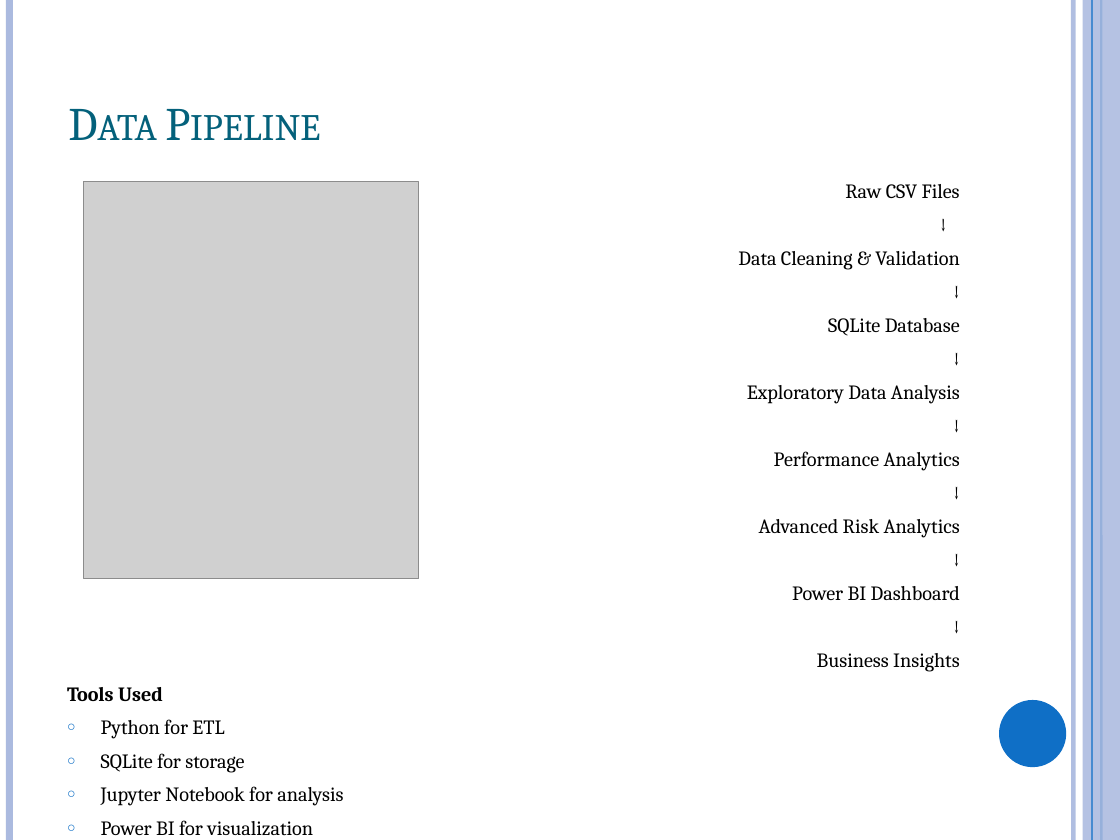
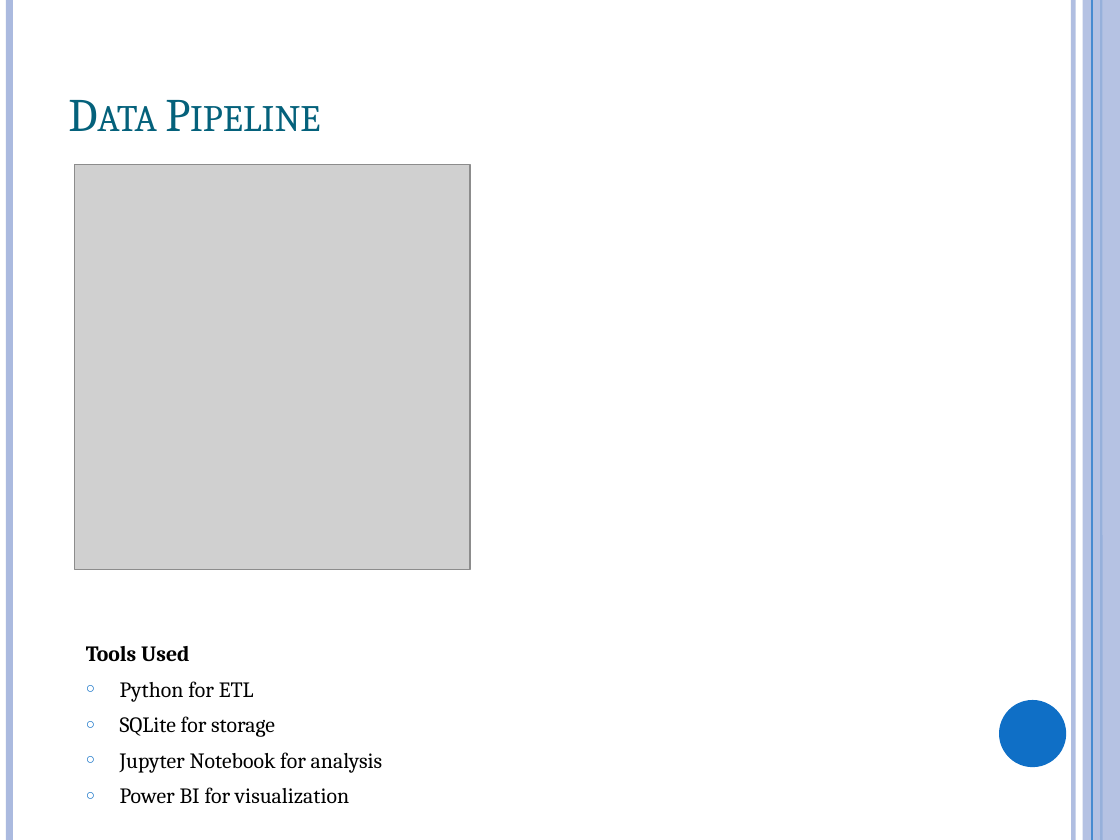
Before and after one commit to sunayana21AI/Fintech_Project, a slide deck: slide 3 of reports/Presentation.pptx. Drawn at 1120x840 pixels with LibreOffice and Linux fonts; fonts in the diff are those of the drawing; grey boxes stand for pictures. Boxes give left, top, right and bottom in pixels: in the first picture for what was removed or moved away, otherwise in the second. Text is boxed around its words. In the diff, an @@ line names an element or a change of style, - is before the commit and + after.

Commit message:
Updated ETL pipeline, analytics notebooks and processed outputs

```diff
--- a/reports/Presentation.pptx
+++ b/reports/Presentation.pptx
@@ title "Data Pipeline" rewrapped from (57,32,972,156) to (57,32,972,147) @@
@@ text "Tools Used": place and size @@
-text "Tools Used" at (67,184,960,836)
+text "Tools Used" at (86,646,383,804)
@@ text "Tools Used" at (86,646,383,804): size 12.9 to 14 pt @@
@@ picture: place and size @@
-picture at (84,181,419,578)
+picture at (75,165,470,570)
@@ text at (738,184,960,672): paragraphs removed @@
-Raw CSV Files
-↓
-Data Cleaning & Validation
-↓
-SQLite Database
-↓
-Exploratory Data Analysis
-↓
-Performance Analytics
-↓
-Advanced Risk Analytics
-↓
-Power BI Dashboard
-↓
-Business Insights
```
Also in this commit, not shown: 2 other slides changed, 51 other files.
